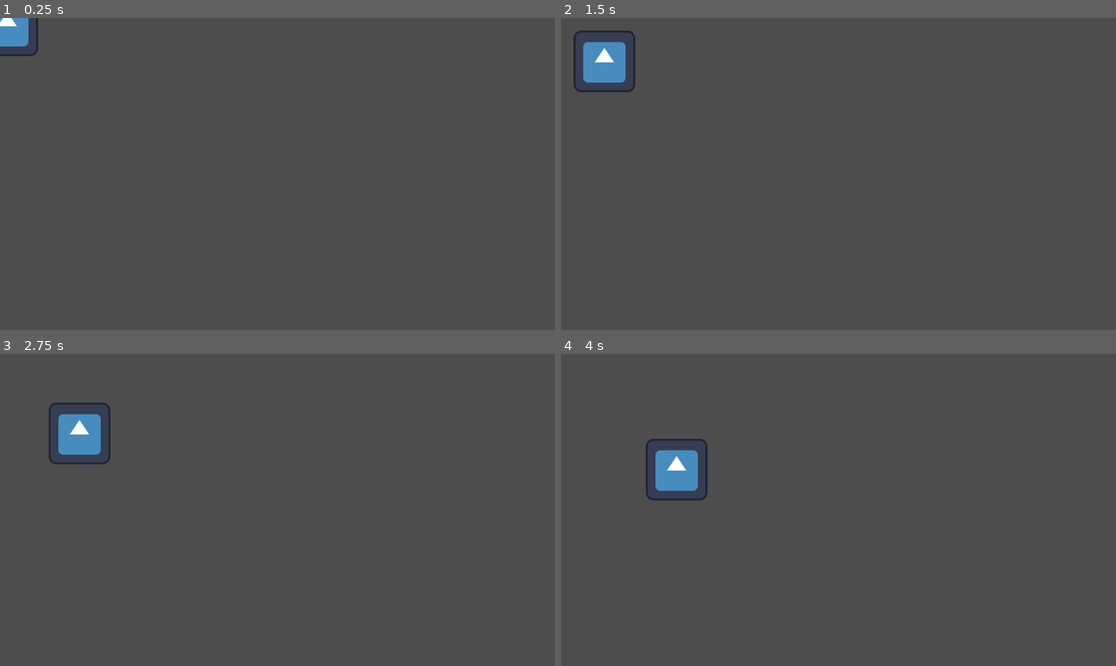
Above: before the commit, frames 1-4 (two rows, left to right).
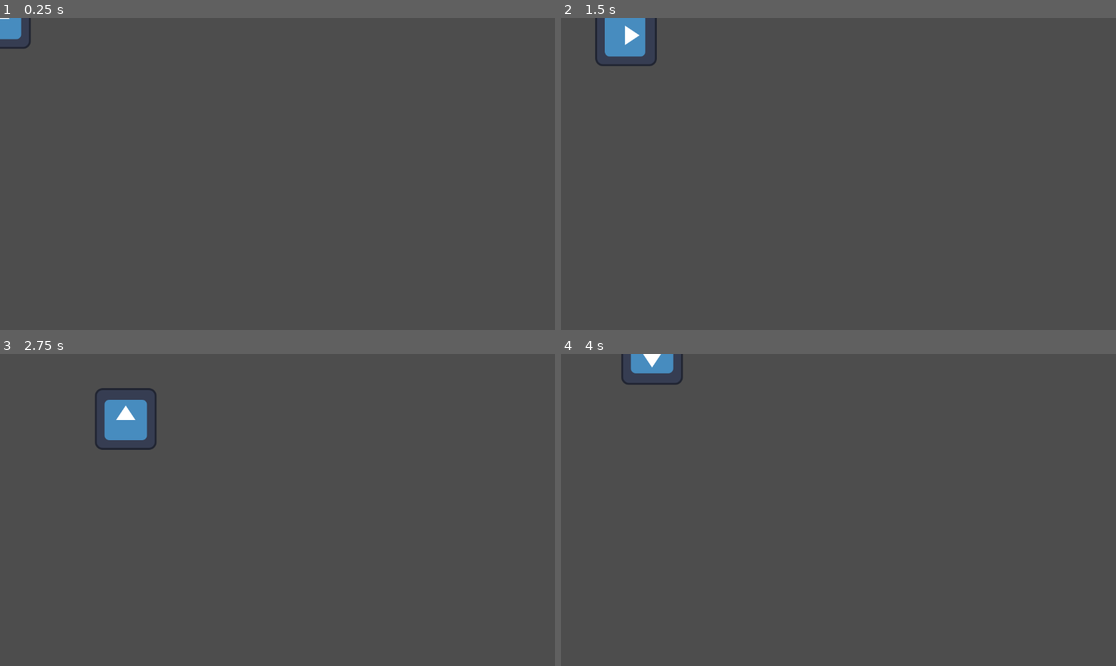
Above: after the commit, the same moments.

Repository: ItsTunda1/Bermuda-Reaper
Game: Godot game, scene res://scenes/top_view.tscn
Two runs of this game, one before a commit and one after it. Both use one fixed random seed, a clock stepped at 60 frames per second and the inputs below. Before the commit the project starts from res://scenes/node_2d.tscn. The engine's default icon, where the game draws it, is replaced by a stand-in: a white triangle on a blue panel in a dark square.
Inputs:
- Up to frame 1 (0.25 s): no input
- Up to frame 2 (1.5 s): hold Right (ui_right) 0.53-1.28 s; hold Down (ui_down) from 1.28 s (still down)
- Up to frame 3 (2.75 s): release Down (ui_down) at 2.03 s; hold Right (ui_right) from 2.03 s (still down)
- Up to frame 4 (4 s): release Right (ui_right) at 2.78 s; hold Up (ui_up) 2.78-3.53 s; hold Left (ui_left) from 3.53 s (still down)

The runs differ from the first frame. In frame 1, 0.4% of the frame differs, in the area x 0-7%, y 0-13%; in frame 2, 1.9%; in frame 3, 2.4%, in the area x 8-29%, y 10-36%; in frame 4, 1.9%.

Commit message:
Create a boat (control with direction keys)

Diff:
--- /dev/null
+++ b/gfx/boat.tscn
@@ -0,0 +1,3 @@
+[gd_scene format=3 uid="uid://cub7pvd72b7k1"]
+
+[node name="Boat" type="Node2D"]
--- a/project.godot
+++ b/project.godot
@@ -11,6 +11,6 @@
 [application]
 
 config/name="Bermuda Reaper"
-run/main_scene="res://scenes/node_2d.tscn"
+run/main_scene="uid://cga3sx1yjg2bd"
 config/features=PackedStringArray("4.4", "Forward Plus")
 config/icon="res://gfx/icon.svg"
--- /dev/null
+++ b/scenes/boat/boat.tscn
@@ -0,0 +1,8 @@
+[gd_scene load_steps=3 format=3 uid="uid://tomt7ssrdyx8"]
+
+[ext_resource type="Texture2D" uid="uid://dab12qhnv6brf" path="res://gfx/icon.svg" id="1_jw4ub"]
+[ext_resource type="Script" uid="uid://dwa8nfhhm8h86" path="res://scripts/boat/boat.gd" id="2_ta61o"]
+
+[node name="Boat" type="Sprite2D"]
+texture = ExtResource("1_jw4ub")
+script = ExtResource("2_ta61o")
--- /dev/null
+++ b/scenes/top_view.tscn
@@ -0,0 +1,6 @@
+[gd_scene load_steps=2 format=3 uid="uid://cga3sx1yjg2bd"]
+
+[ext_resource type="Script" uid="uid://cmidin314o11" path="res://scripts/top_view.gd" id="1_g2yx3"]
+
+[node name="Node2D" type="Node2D"]
+script = ExtResource("1_g2yx3")
--- /dev/null
+++ b/scripts/boat/boat.gd
@@ -0,0 +1,34 @@
+extends Sprite2D
+
+class_name boat
+var speed = 3
+
+
+func _ready():
+	pass;
+
+func get_input_vector():
+	var input_vector = Vector2.ZERO
+	if Input.is_action_pressed("ui_right") and not Input.is_action_pressed("ui_left"):
+		input_vector.x += 1
+		flip_h = false  # 朝右时不翻转
+	if Input.is_action_pressed("ui_left") and not Input.is_action_pressed("ui_right"):
+		input_vector.x -= 1
+		flip_h = true   # 朝左时翻转
+	if Input.is_action_pressed("ui_down") and not Input.is_action_pressed("ui_up"):
+		input_vector.y += 1
+
+	if Input.is_action_pressed("ui_up") and not Input.is_action_pressed("ui_down"):
+		input_vector.y -= 1
+
+	return input_vector
+
+func _process(delta):
+	pass;
+
+func move_in_direction():
+	var move_dir=get_input_vector()
+	position += move_dir.normalized() * speed;
+	if move_dir != Vector2(0.,0.):
+		rotation=move_dir.angle()
+	pass;
--- a/scripts/node_2d.gd
+++ b/scripts/node_2d.gd
@@ -4,12 +4,12 @@
 
 @export var fishScene = preload("res://scenes/fish/fish.tscn");
 
-#func _init():
 
 func _ready():
 	var fishy = fishScene.instantiate()
 	add_child(fishy);
 	theFish = fishy;
 
+
 func _process(delta):
 	theFish.swim_in_direction(Vector2(1,1));
--- /dev/null
+++ b/scripts/top_view.gd
@@ -0,0 +1,15 @@
+extends Node2D
+
+
+@export var theBoat : boat;
+@export var boatScene = preload("res://scenes/boat/boat.tscn")
+#func _init():
+
+func _ready():
+	var boaty = boatScene.instantiate()
+	add_child(boaty)
+	theBoat = boaty
+
+
+func _process(delta):
+	theBoat.move_in_direction()
Not shown, added: scripts/boat/boat.gd.uid
Not shown, added: scripts/top_view.gd.uid
